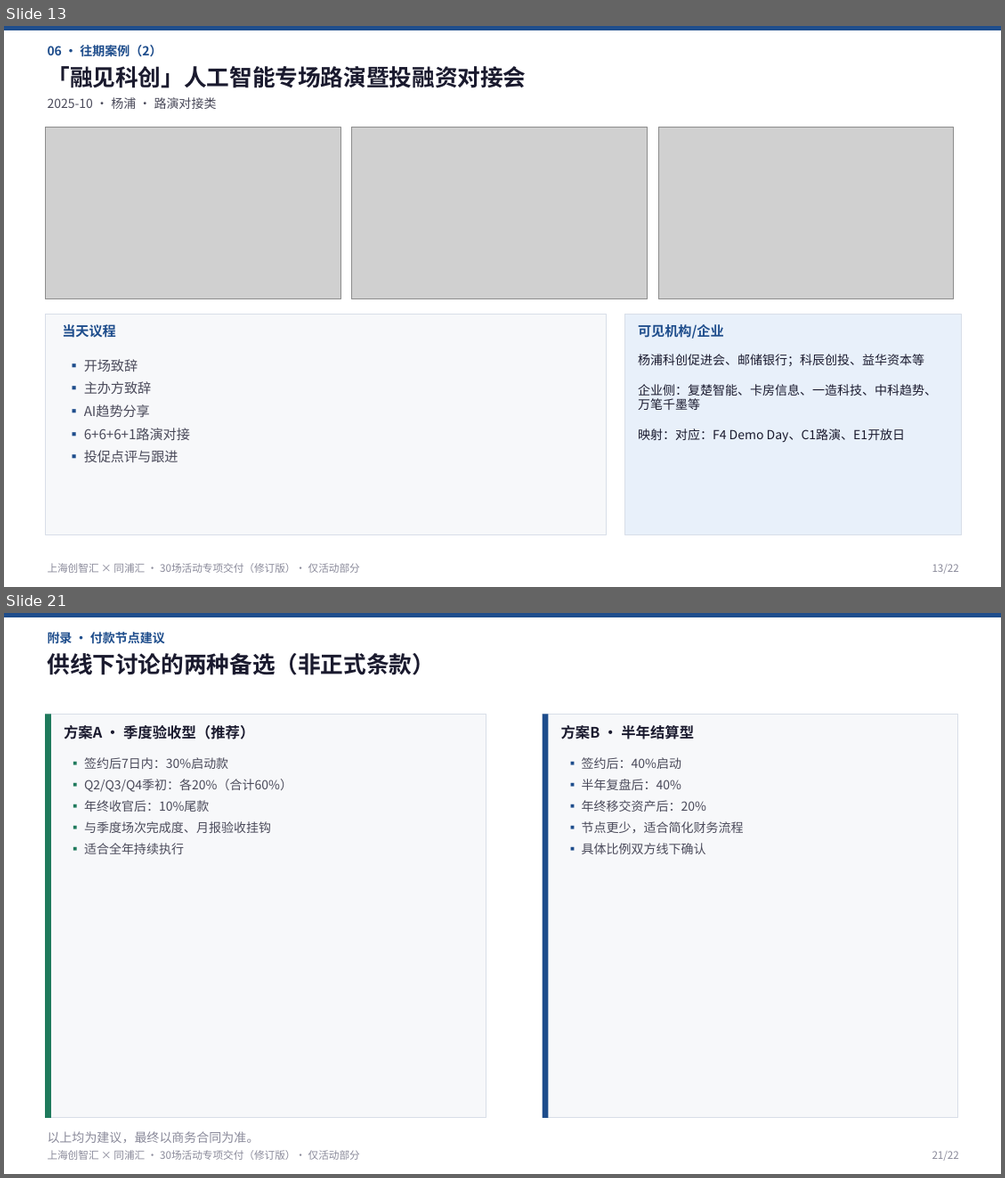
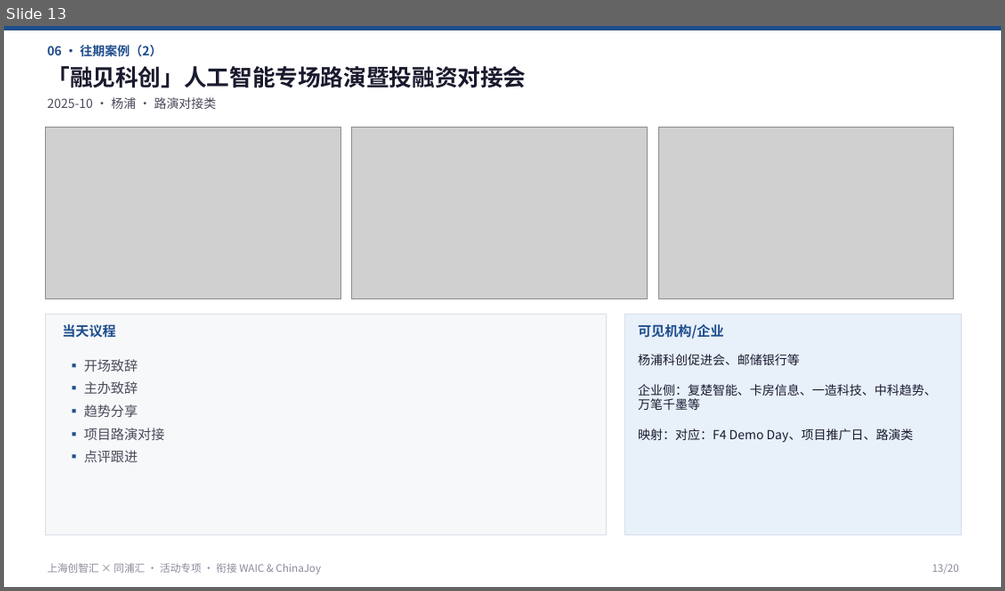
Before and after one commit to hujigang2010-maker/AIDEN, a slide deck: proposal/chuangzhihui-30-events-activity-only-rev.pptx. Shown one above the other, each under a label of ours: slides 13 and 21 before the commit, slide 13 after it; the slides between them are not shown. The pictures are 1005x1178 and 1005x591 pixels, drawn with LibreOffice and Linux fonts; fonts in the diff are those of the drawing; grey boxes stand for pictures. Boxes give left, top, right and bottom in pixels: in the first picture for what was removed or moved away, otherwise in the second. Text is boxed around its words. In the diff, an @@ line names an element or a change of style, - is before the commit and + after.

```diff
--- a/proposal/chuangzhihui-30-events-activity-only-rev.pptx
+++ b/proposal/chuangzhihui-30-events-activity-only-rev.pptx
@@ slide 21 removed at bbox=[4, 613, 1001, 1174], background #FFFFFF @@
@@ rectangle removed at bbox=[4, 613, 1001, 617] @@
@@ text removed at bbox=[48, 630, 165, 646] @@
-附录 · 付款节点建议
@@ text removed at bbox=[48, 653, 436, 675] @@
-供线下讨论的两种备选（非正式条款）
@@ rectangle removed at bbox=[45, 714, 486, 1118] @@
@@ rectangle removed at bbox=[45, 714, 51, 1118] @@
@@ rectangle removed at bbox=[542, 714, 957, 1118] @@
@@ rectangle removed at bbox=[542, 714, 549, 1118] @@
@@ text removed at bbox=[64, 725, 254, 739] @@
-方案A · 季度验收型（推荐）
@@ text removed at bbox=[561, 725, 694, 739] @@
-方案B · 半年结算型
@@ text removed at bbox=[84, 757, 292, 854] @@
-▪ 签约后7日内：30%启动款
-▪ Q2/Q3/Q4季初：各20%（合计60%）
-▪ 年终收官后：10%尾款
-▪ 与季度场次完成度、月报验收挂钩
-▪ 适合全年持续执行
@@ text removed at bbox=[582, 757, 744, 854] @@
-▪ 签约后：40%启动
-▪ 半年复盘后：40%
-▪ 年终移交资产后：20%
-▪ 节点更少，适合简化财务流程
-▪ 具体比例双方线下确认
@@ text removed at bbox=[48, 1131, 259, 1143] @@
-以上均为建议，最终以商务合同为准。
@@ text removed at bbox=[48, 1150, 360, 1159] @@
-上海创智汇 × 同浦汇 · 30场活动专项交付（修订版）· 仅活动部分
@@ text removed at bbox=[932, 1151, 959, 1160] @@
-21/22
@@ slide 13 changed as well @@
@@ text at bbox=[638, 354, 937, 443]: text changed @@
-杨浦科创促进会、邮储银行；科辰创投、益华资本等
-企业侧：复楚智能、卡房信息、一造科技、中科趋势、万笔千墨等
-映射：对应：F4 Demo Day、C1路演、E1开放日
+杨浦科创促进会、邮储银行等
+企业侧：复楚智能、卡房信息、一造科技、中科趋势、万笔千墨等
+映射：对应：F4 Demo Day、项目推广日、路演类
@@ text at bbox=[84, 381, 165, 462]: text changed @@
-▪ 主办方致辞
-▪ AI趋势分享
-▪ 6+6+6+1路演对接
-▪ 投促点评与跟进
+▪ 主办致辞
+▪ 趋势分享
+▪ 项目路演对接
+▪ 点评跟进
@@ text at bbox=[48, 563, 321, 574]: text changed @@
-上海创智汇 × 同浦汇 · 30场活动专项交付（修订版）· 仅活动部分
+上海创智汇 × 同浦汇 · 活动专项 · 衔接 WAIC & ChinaJoy
@@ text at bbox=[932, 564, 959, 573]: text changed @@
-13/22
+13/20
```
Also in this commit, not shown: 9 other slides changed, 10 slides added, 11 other slides removed, 8 other files.
